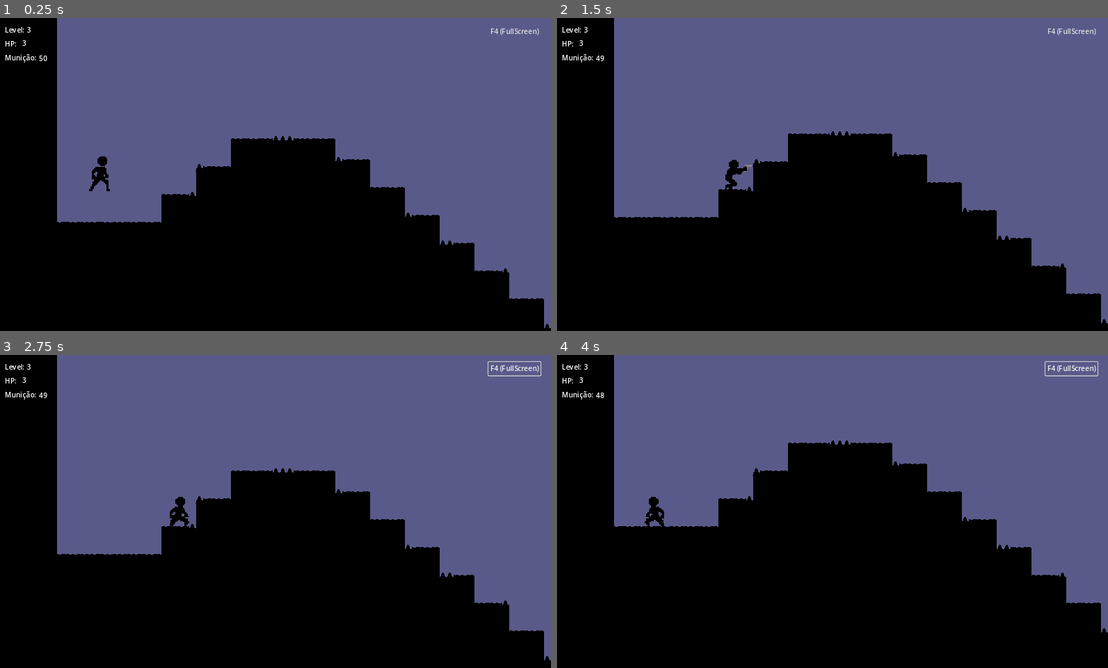
Above: before the commit, frames 1-4 (two rows, left to right).
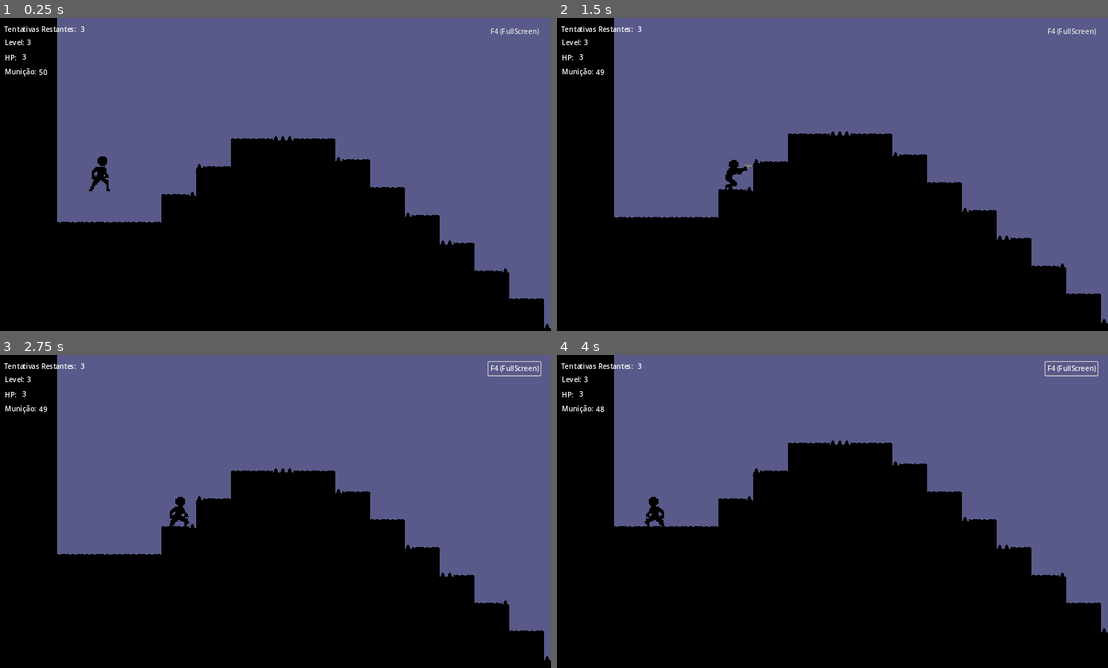
Above: after the commit, the same moments.

Repository: jhonatancunha/godot-game
Game: Godot game, scene res://Levels/level3.tscn
Same seed, same stepped clock (60 frames per second), same inputs: the game is played once before the commit and once after it. This scene is started directly instead of the project's main scene.
Inputs (mouse positions are in pixels of both pictures, inside the frame that each line leads up to):
- Up to frame 1 (0.25 s): no input
- Up to frame 2 (1.5 s): move the mouse to (953, 158) at 0.52 s; hold Right (right) 0.53-1.25 s; tap Space (fire) at 0.6 s; click (953, 158) at 0.67 s; tap Up (jump) at 0.77 s; drag from (716, 190) to (832, 149) at 1.27 s
- Up to frame 3 (2.75 s): click "F4 (FullScreen)" at 2 s
- Up to frame 4 (4 s): move the mouse to (887, 442) at 2.77 s; hold Left (left) 2.78-3.5 s; tap Space (fire) at 2.85 s; click (887, 442) at 2.92 s; drag from (799, 574) to (755, 470) at 3.52 s

The runs differ from the first frame. In frame 1, 0.4% of the frame differs, in the area x 0-16%, y 2-19%; in frame 2, 0.4%; in frame 3, 0.4%; in frame 4, 0.4%.

Commit message:
fix: platform and gameover

Diff:
--- a/Levels/level1.tscn
+++ b/Levels/level1.tscn
@@ -1,5 +1,6 @@
-[gd_scene load_steps=20 format=3 uid="uid://dofuiaen7drac"]
-
+[gd_scene load_steps=21 format=3 uid="uid://dofuiaen7drac"]
+
+[ext_resource type="Script" path="res://Levels/level_settings.gd" id="1_fkpva"]
 [ext_resource type="PackedScene" uid="uid://blx3wb41bsdr7" path="res://Player/player.tscn" id="2_7myil"]
 [ext_resource type="PackedScene" uid="uid://dxfmjk3a1rfvo" path="res://UI/MobileInput/Joystick.tscn" id="2_31ksa"]
 [ext_resource type="Texture2D" uid="uid://swvlj4rv8128" path="res://Assets/sky.png" id="2_fm5hr"]
@@ -137,6 +138,7 @@
 sources/2 = SubResource("TileSetAtlasSource_lmjku")
 
 [node name="World" type="Node2D"]
+script = ExtResource("1_fkpva")
 
 [node name="CanvasLayer2" type="CanvasLayer" parent="."]
 
--- a/Levels/level3.tscn
+++ b/Levels/level3.tscn
@@ -1,6 +1,7 @@
-[gd_scene load_steps=21 format=3 uid="uid://cs73r0vuy22c"]
+[gd_scene load_steps=23 format=3 uid="uid://cs73r0vuy22c"]
 
 [ext_resource type="PackedScene" uid="uid://c3ilfe2qoeq7h" path="res://UI/MobileInput/ButtonA.tscn" id="1_fgh8s"]
+[ext_resource type="Script" path="res://Levels/level_settings.gd" id="1_uthcg"]
 [ext_resource type="PackedScene" uid="uid://dxfmjk3a1rfvo" path="res://UI/MobileInput/Joystick.tscn" id="2_ccfi8"]
 [ext_resource type="Texture2D" uid="uid://swvlj4rv8128" path="res://Assets/sky.png" id="3_w1hto"]
 [ext_resource type="Texture2D" uid="uid://cwg06t4jpfkeg" path="res://Assets/ground.png" id="4_nb8gf"]
@@ -9,6 +10,7 @@
 [ext_resource type="Texture2D" uid="uid://bevbkv5pxywkj" path="res://Terrain/MovingPlatform/platform.png" id="6_fkq38"]
 [ext_resource type="PackedScene" uid="uid://cr07u451dalw0" path="res://Traps/Spike/spike.tscn" id="7_ifh1m"]
 [ext_resource type="PackedScene" uid="uid://blx3wb41bsdr7" path="res://Player/player.tscn" id="8_b4ghh"]
+[ext_resource type="Script" path="res://UI/tryCount.gd" id="8_lbwdv"]
 [ext_resource type="PackedScene" uid="uid://b4e70m8gear3i" path="res://Camera2D/camera_2d.tscn" id="9_b2byu"]
 [ext_resource type="Script" path="res://button_fullscreen.gd" id="10_g2bcv"]
 [ext_resource type="PackedScene" uid="uid://c164gvrbpp655" path="res://Terrain/TwinPlatform/twin_platform.tscn" id="10_pqrhq"]
@@ -146,6 +148,7 @@
 sources/3 = SubResource("TileSetScenesCollectionSource_fc057")
 
 [node name="World" type="Node2D"]
+script = ExtResource("1_uthcg")
 
 [node name="CanvasLayer2" type="CanvasLayer" parent="."]
 
@@ -203,15 +206,6 @@
 flat = true
 script = ExtResource("10_g2bcv")
 
-[node name="GUI" type="Node2D" parent="CanvasLayer2"]
-
-[node name="LEVEL" type="Label" parent="CanvasLayer2/GUI"]
-offset_left = 24.0
-offset_top = 16.0
-offset_right = 82.0
-offset_bottom = 42.0
-text = "Level: 3"
-
 [node name="ParallaxBackground" type="ParallaxBackground" parent="CanvasLayer2"]
 
 [node name="Sky" type="ParallaxLayer" parent="CanvasLayer2/ParallaxBackground"]
@@ -225,7 +219,19 @@
 texture = ExtResource("3_w1hto")
 centered = false
 
+[node name="LEVEL" type="Node2D" parent="CanvasLayer2"]
+position = Vector2(0, 28)
+
+[node name="LEVEL" type="Label" parent="CanvasLayer2/LEVEL"]
+offset_left = 24.0
+offset_top = 17.0
+offset_right = 82.0
+offset_bottom = 43.0
+text = "Level: 3
+"
+
 [node name="HEALTH" type="Node2D" parent="CanvasLayer2"]
+position = Vector2(0, 32)
 
 [node name="HP" type="Label" parent="CanvasLayer2/HEALTH"]
 offset_left = 24.0
@@ -245,7 +251,7 @@
 player = NodePath("../../../Player")
 
 [node name="BULLETS" type="Node2D" parent="CanvasLayer2"]
-position = Vector2(0, 32)
+position = Vector2(0, 64)
 
 [node name="bullets" type="Label" parent="CanvasLayer2/BULLETS"]
 offset_left = 24.0
@@ -263,6 +269,24 @@
 script = ExtResource("6_0vw14")
 player = NodePath("../../../Player")
 
+[node name="TENTATIVAS" type="Node2D" parent="CanvasLayer2"]
+position = Vector2(-2, -33)
+
+[node name="TENTATIVAS" type="Label" parent="CanvasLayer2/TENTATIVAS"]
+offset_left = 24.0
+offset_top = 48.0
+offset_right = 190.0
+offset_bottom = 74.0
+text = "Tentativas Restantes:"
+
+[node name="value" type="Label" parent="CanvasLayer2/TENTATIVAS"]
+offset_left = 200.0
+offset_top = 48.0
+offset_right = 258.0
+offset_bottom = 74.0
+text = "3"
+script = ExtResource("8_lbwdv")
+
 [node name="elements" type="TileMap" parent="." groups=["tilemap"]]
 modulate = Color(0, 0, 0, 1)
 position = Vector2(22, 18)
--- a/Levels/level4.tscn
+++ b/Levels/level4.tscn
@@ -1,5 +1,6 @@
-[gd_scene load_steps=15 format=3 uid="uid://xuurhd8o1ash"]
-
+[gd_scene load_steps=16 format=3 uid="uid://xuurhd8o1ash"]
+
+[ext_resource type="Script" path="res://Levels/level_settings.gd" id="1_8i5pf"]
 [ext_resource type="PackedScene" uid="uid://c3ilfe2qoeq7h" path="res://UI/MobileInput/ButtonA.tscn" id="1_wufyv"]
 [ext_resource type="Texture2D" uid="uid://swvlj4rv8128" path="res://Assets/sky.png" id="2_tax61"]
 [ext_resource type="Texture2D" uid="uid://cwg06t4jpfkeg" path="res://Assets/ground.png" id="3_kbxd4"]
@@ -234,6 +235,7 @@
 sources/2 = SubResource("TileSetAtlasSource_lmjku")
 
 [node name="World" type="Node2D"]
+script = ExtResource("1_8i5pf")
 
 [node name="CanvasLayer" type="CanvasLayer" parent="."]
 
--- a/Levels/level5.tscn
+++ b/Levels/level5.tscn
@@ -1,6 +1,7 @@
-[gd_scene load_steps=14 format=3 uid="uid://c6egomahpawdw"]
+[gd_scene load_steps=15 format=3 uid="uid://c6egomahpawdw"]
 
 [ext_resource type="PackedScene" uid="uid://c3ilfe2qoeq7h" path="res://UI/MobileInput/ButtonA.tscn" id="1_bdqv4"]
+[ext_resource type="Script" path="res://Levels/level_settings.gd" id="1_l4tu0"]
 [ext_resource type="Texture2D" uid="uid://swvlj4rv8128" path="res://Assets/sky.png" id="2_bxn7g"]
 [ext_resource type="Texture2D" uid="uid://cwg06t4jpfkeg" path="res://Assets/ground.png" id="3_kvtk4"]
 [ext_resource type="Texture2D" uid="uid://bevbkv5pxywkj" path="res://Terrain/MovingPlatform/platform.png" id="4_mk2wk"]
@@ -233,6 +234,7 @@
 sources/2 = SubResource("TileSetAtlasSource_lmjku")
 
 [node name="World" type="Node2D"]
+script = ExtResource("1_l4tu0")
 
 [node name="CanvasLayer" type="CanvasLayer" parent="."]
 
--- /dev/null
+++ b/Levels/level_settings.gd
@@ -0,0 +1,11 @@
+extends Node2D
+
+
+# Called when the node enters the scene tree for the first time.
+func _ready() -> void:
+	Input.set_mouse_mode(Input.MOUSE_MODE_HIDDEN)
+
+
+# Called every frame. 'delta' is the elapsed time since the previous frame.
+func _process(delta: float) -> void:
+	pass
--- a/Menu/menu.gd
+++ b/Menu/menu.gd
@@ -2,6 +2,9 @@
 extends Control
 
 
+
+func _ready() -> void:
+	Input.set_mouse_mode(Input.MOUSE_MODE_VISIBLE)
 
 func _on_play_pressed() -> void:
 	GameController.reset_play_again()
--- a/Player/player.gd
+++ b/Player/player.gd
@@ -48,8 +48,6 @@
 				else:
 					animationPlayer.play("walk")
 
-func _ready() -> void:
-	pass
 
 func _process(delta: float) -> void:
 	# Add the gravity.
--- a/Scenes/GameOver.gd
+++ b/Scenes/GameOver.gd
@@ -2,11 +2,12 @@
 extends Node2D
 
 
-
+func _ready() -> void:
+		Input.set_mouse_mode(Input.MOUSE_MODE_VISIBLE)
 
 func _on_try_again_pressed() -> void:
 	GameController.reset_play_again()
-	get_tree().change_scene_to_file(GameController.get_current_level())
+	get_tree().change_scene_to_file(GameController.restart_game_over())
 
 
 func _on_quit_pressed() -> void:
--- a/Terrain/TwinPlatform/twin_platform.tscn
+++ b/Terrain/TwinPlatform/twin_platform.tscn
@@ -5,7 +5,7 @@
 [ext_resource type="Texture2D" uid="uid://clbxvsu8cx4wv" path="res://Terrain/TwinPlatform/platform.png" id="1_s6v0a"]
 
 [sub_resource type="RectangleShape2D" id="RectangleShape2D_sjgnc"]
-size = Vector2(131, 8)
+size = Vector2(43, 8)
 
 [node name="PlatformTween" type="Node2D"]
 modulate = Color(0, 0, 0, 1)
--- a/game_controller.gd
+++ b/game_controller.gd
@@ -15,7 +15,6 @@
 static var dispatchEvent = true
 # PRIVATE METHODS
 ############################################
-
 
 # PUBLIC METHODS
 
@@ -44,3 +43,6 @@
 
 static func reset_play_again() -> void:
 	maxTry = 3
+
+static func restart_game_over() -> String:
+	return levels[1]
Not shown, changed: Levels/level2.tscn
